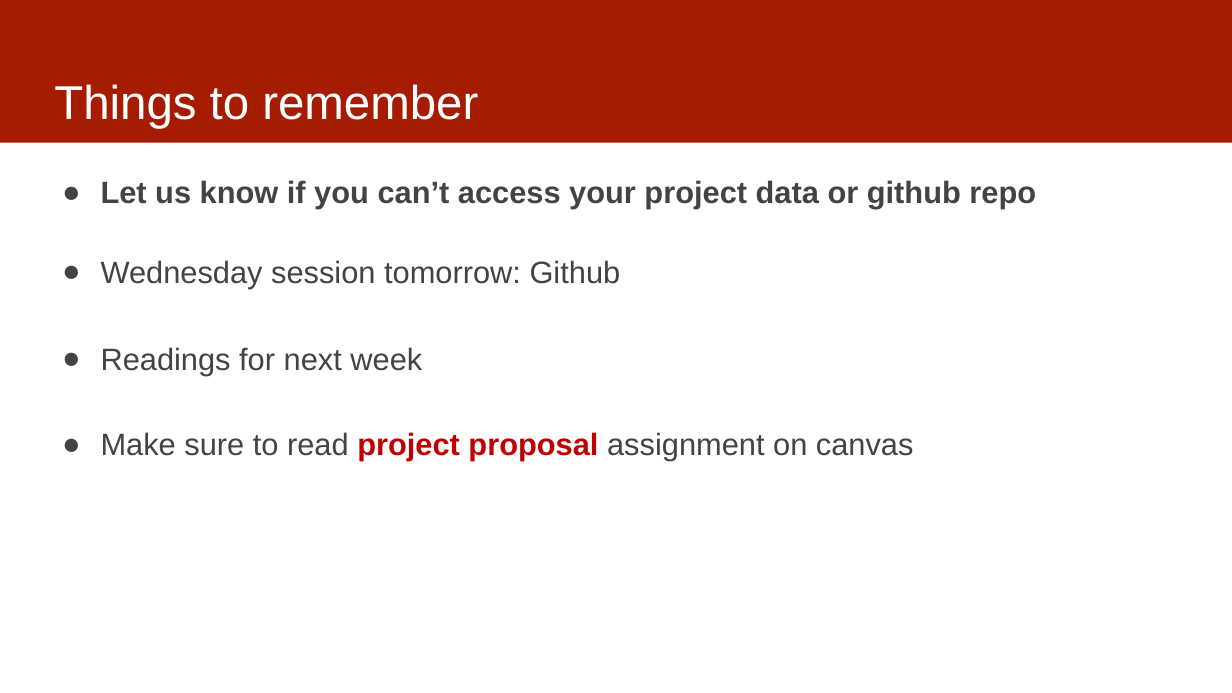
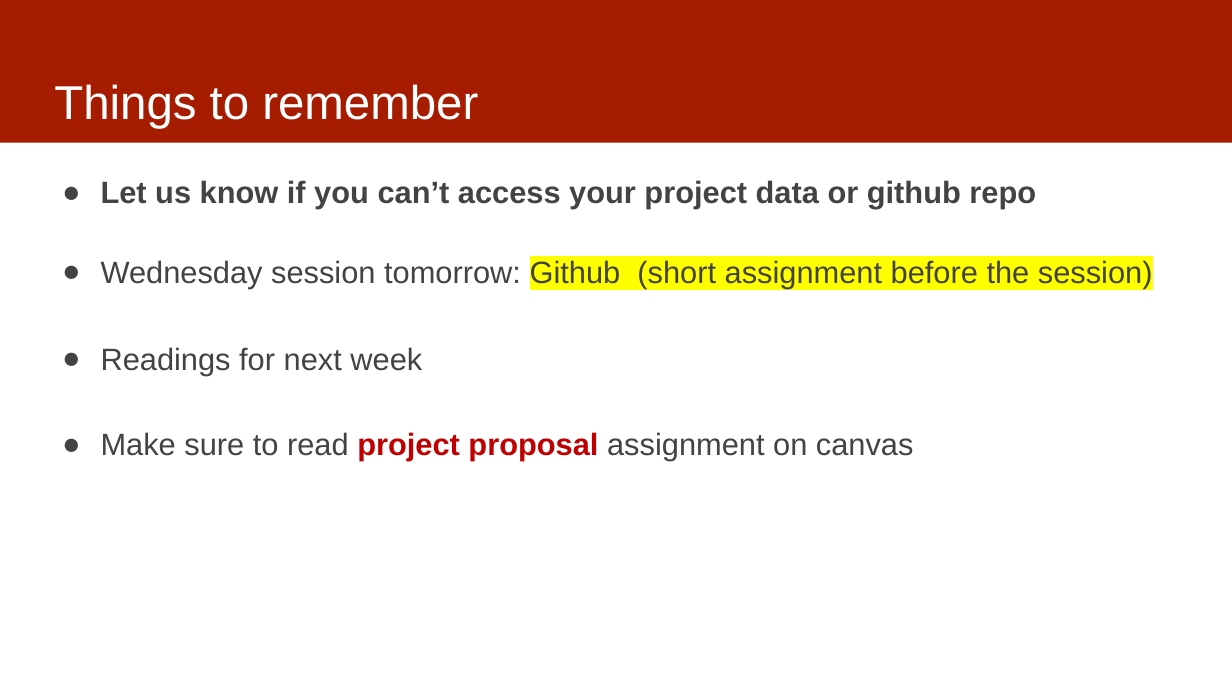
Before and after one commit to dssg/mlforpublicpolicylab, a slide deck: slide 18 of Lectures/06-data-exploration.pptx (slide 20 before the commit). Drawn at 1232x693 pixels with LibreOffice and Linux fonts; fonts in the diff are those of the drawing. Boxes give left, top, right and bottom in pixels: in the first picture for what was removed or moved away, otherwise in the second. Text is boxed around its words. In the diff, an @@ line names an element or a change of style, - is before the commit and + after.

Commit message:
updated

```diff
--- a/Lectures/06-data-exploration.pptx
+++ b/Lectures/06-data-exploration.pptx
@@ text at box(101, 260, 1153, 288): text changed @@
-● Wednesday session tomorrow: Github
+● Wednesday session tomorrow: Github (short assignment before the session)
```
Also in this commit, not shown: 1 other slide changed, 2 slides removed.
